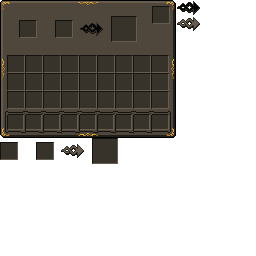
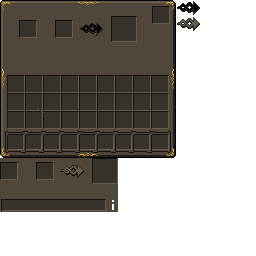
Revision of a layered 256 x 256 image; what changed, layer by layer:
painted on "jei" over [0, 138, 118, 211]
painted on "stoneborn" over [0, 55, 176, 212]
